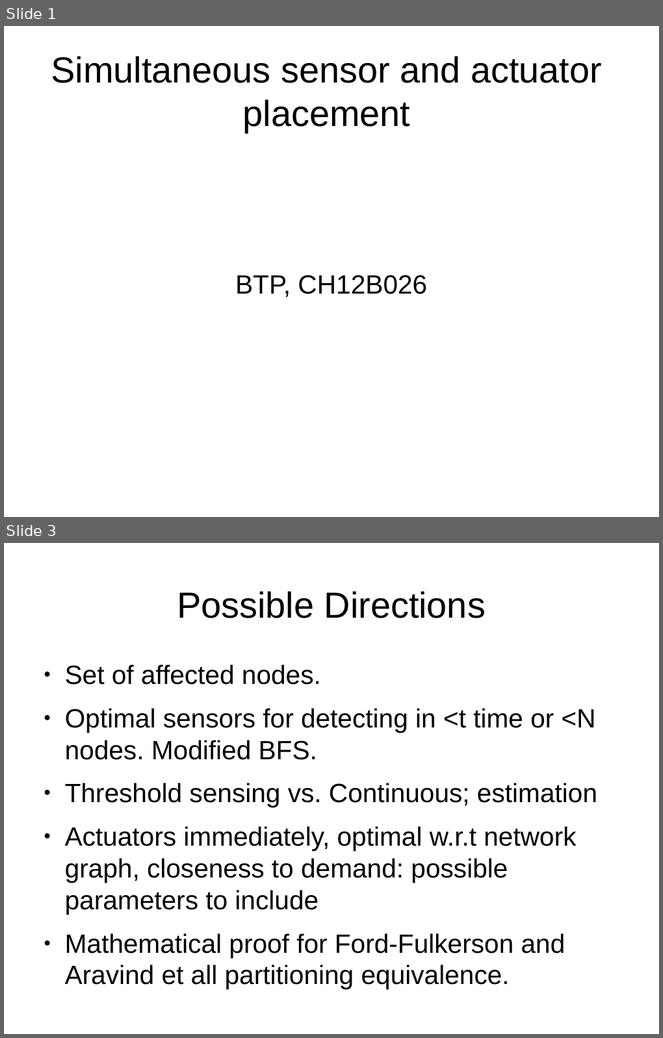
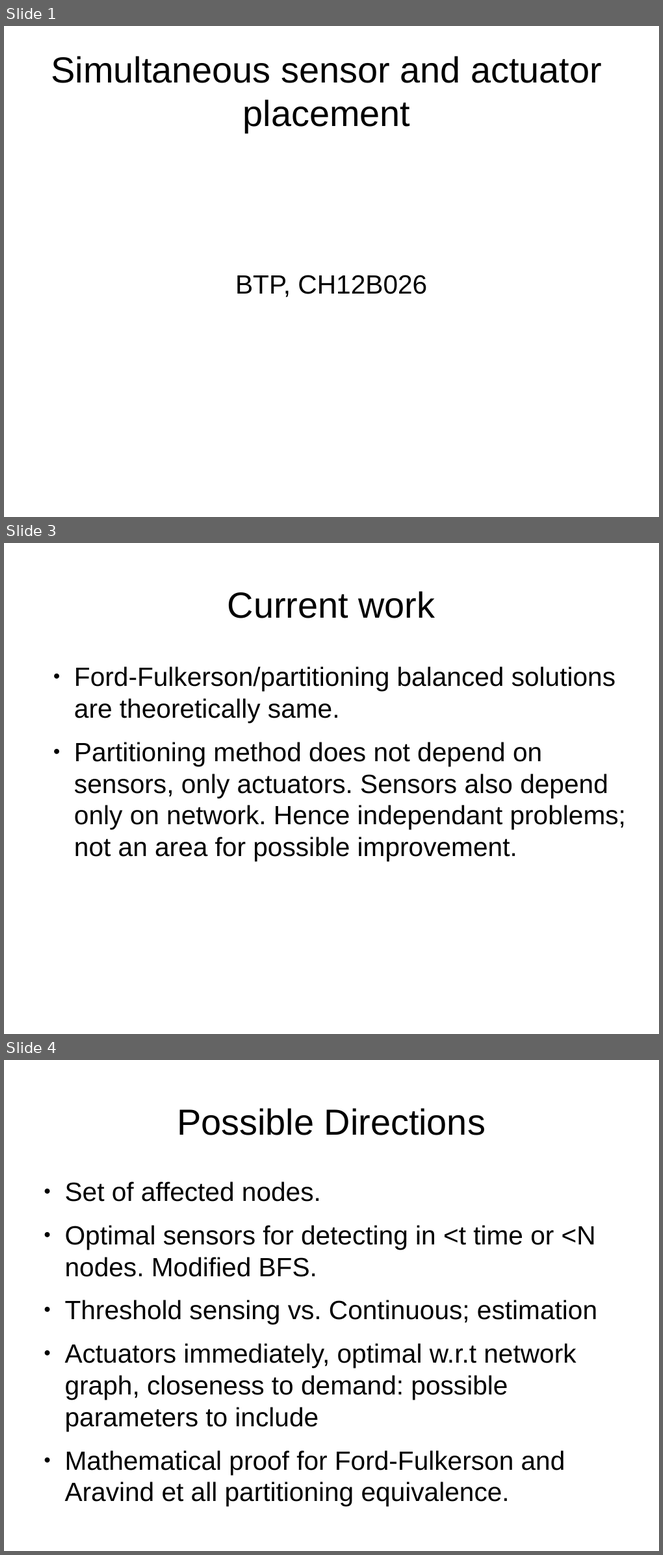
Before and after one commit to Johnny328/WDN-contaminant-simultaneous, a slide deck: simultaneousSensorAndActuator.odp. Shown one above the other, each under a label of ours: slides 1 and 3 before the commit, slides 1, 3 and 4 after it; the slides between them are not shown. The pictures are 663x1038 and 663x1555 pixels, drawn with LibreOffice and Linux fonts; fonts in the diff are those of the drawing. Boxes give left, top, right and bottom in pixels: in the first picture for what was removed or moved away, otherwise in the second. Text is boxed around its words. In the diff, an @@ line names an element or a change of style, - is before the commit and + after.

```diff
--- a/simultaneousSensorAndActuator.odp
+++ b/simultaneousSensorAndActuator.odp
@@ slide 3 added at [4, 543, 659, 1034], background #FFFFFF @@
@@ title added at [228, 591, 436, 618], 44 pt, text #000000 @@
+Current work
@@ text added at [74, 667, 626, 861], 32 pt, text #000000 @@
+● Ford-Fulkerson/partitioning balanced solutions are theoretically same.
+● Partitioning method does not depend on sensors, only actuators. Sensors also depend only on network. Hence independant problems; not an area for possible improvement.
@@ what was slide 3 is now slide 4 @@
```
Also in this commit, not shown: 1 slide changed, 1 other file.
